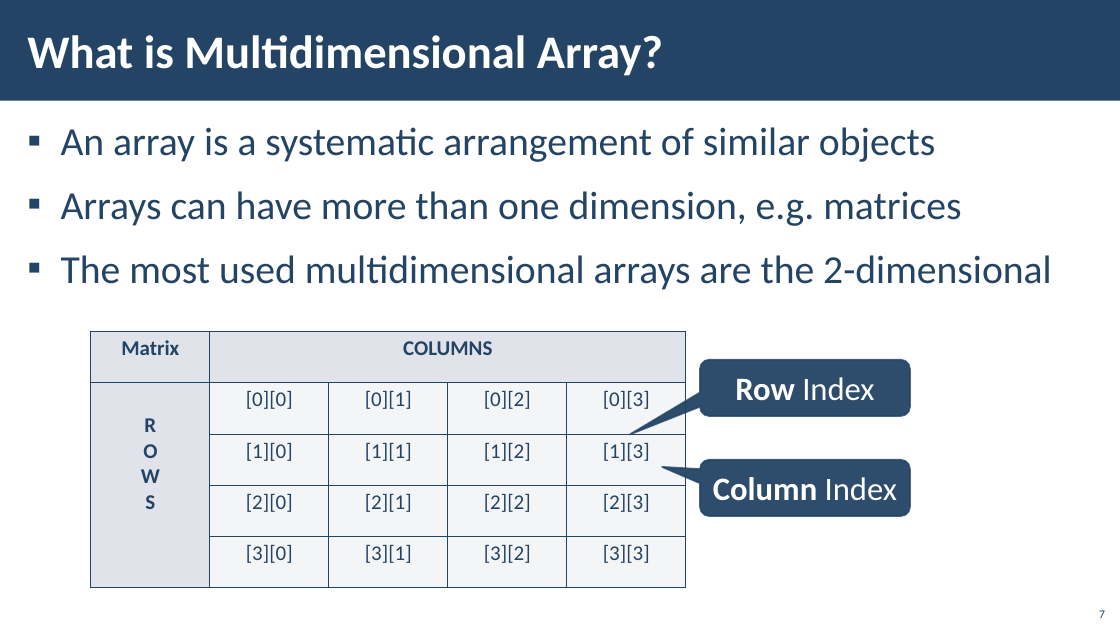
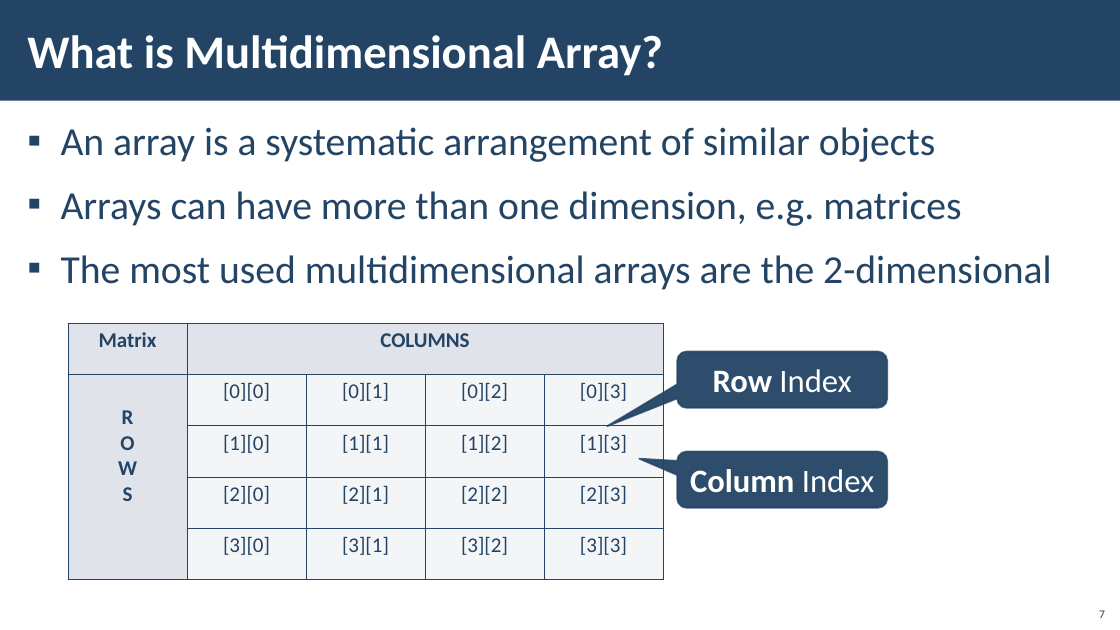
Before and after one commit to PetarPechev/Learning-Software-development, a slide deck: slide 7 of SoftUni/Java/Java Advanced/02. Multidimensional Arrays/02. Java-Advanced-Multidimensional-Arrays.pptx. Drawn at 1120x630 pixels with LibreOffice and Linux fonts; fonts in the diff are those of the drawing; background and template pictures are left out. Boxes give left, top, right and bottom in pixels: in the first picture for what was removed or moved away, otherwise in the second. Text is boxed around its words. In the diff, an @@ line names an element or a change of style, - is before the commit and + after.

Commit message:
Update file description files for Multidimensional Arrays

```diff
--- a/SoftUni/Java/Java Advanced/02. Multidimensional Arrays/02. Java-Advanced-Multidimensional-Arrays.pptx
+++ b/SoftUni/Java/Java Advanced/02. Multidimensional Arrays/02. Java-Advanced-Multidimensional-Arrays.pptx
@@ 2 rounded speech boxes, 1 table: place and size @@
-2 rounded speech boxes, 1 table at (91,332,910,588)
+2 rounded speech boxes, 1 table at (68,323,887,580)
```
Also in this commit, not shown: 5 other slides changed, 2 other files.
